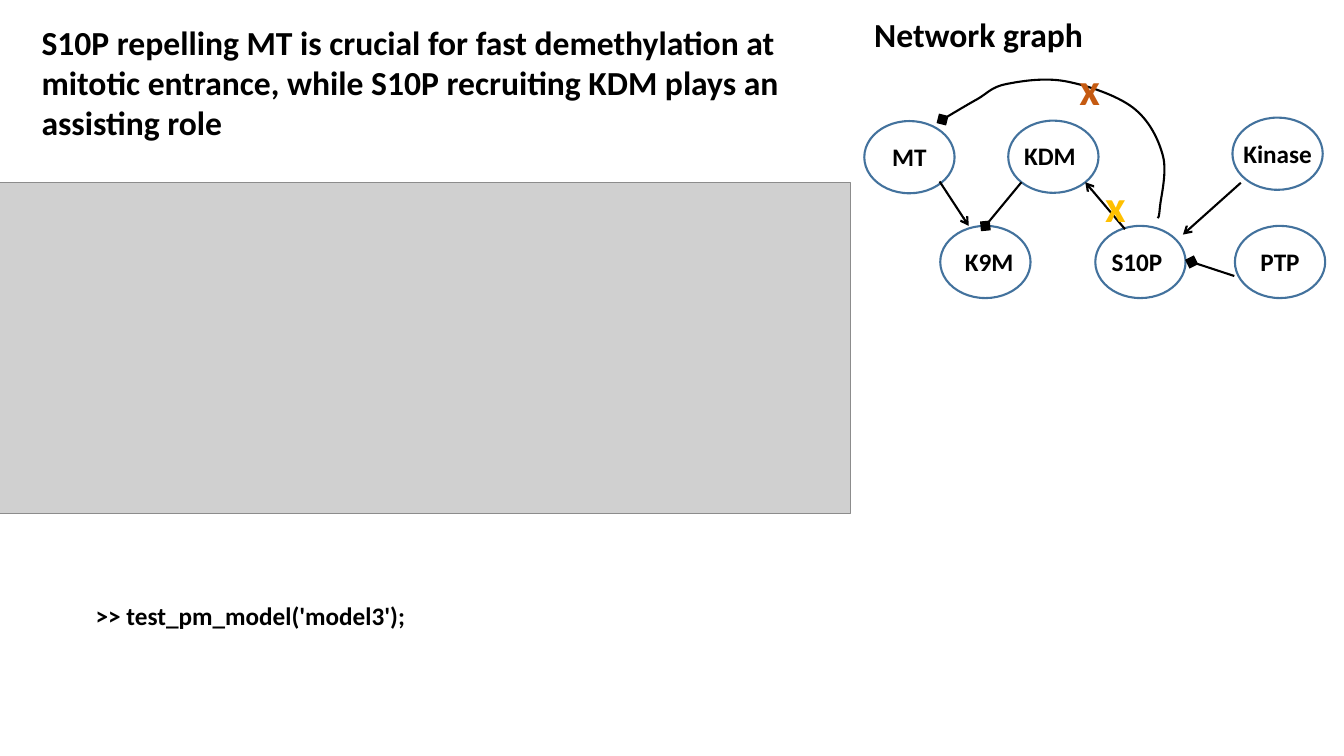
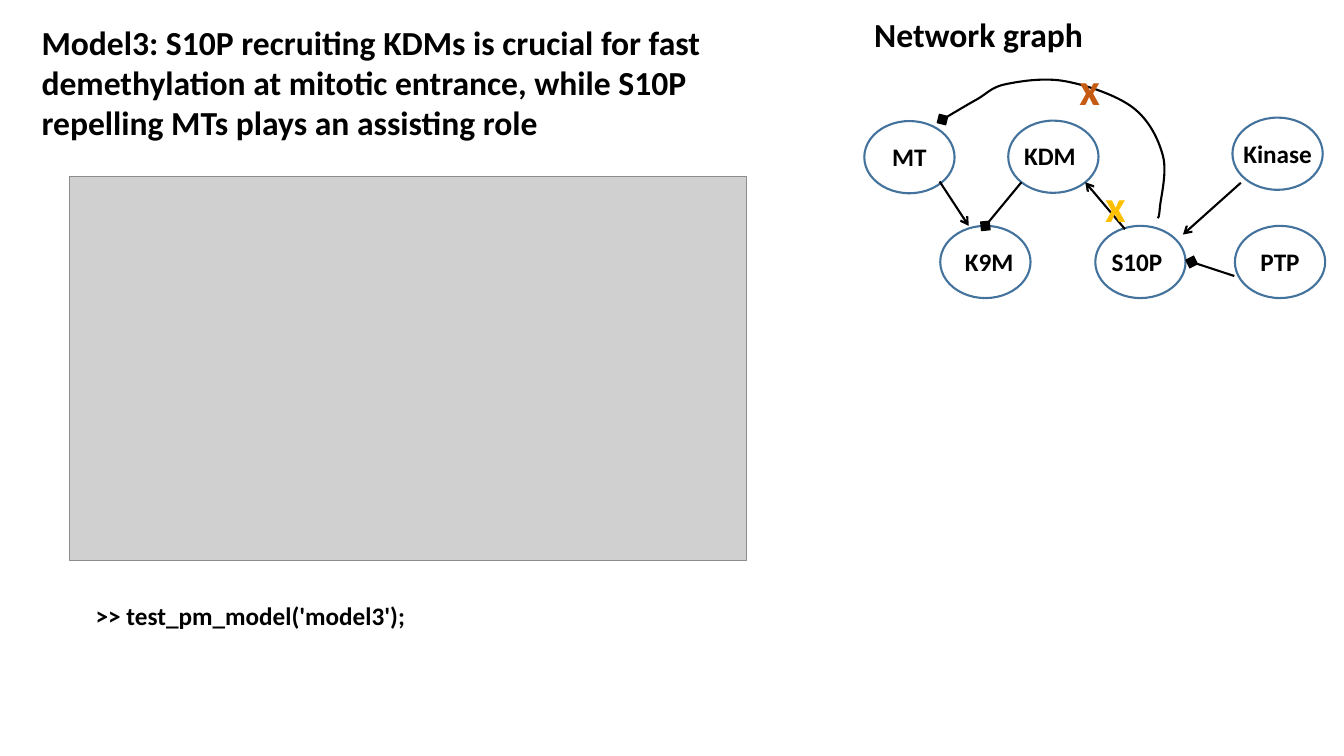
Before and after one commit to lu6007/fluocell, a slide deck: slide 8 of app/model/result_0211_2017.pptx (slide 7 before the commit). Drawn at 1344x756 pixels with LibreOffice and Linux fonts; fonts in the diff are those of the drawing; grey boxes stand for pictures. Boxes give left, top, right and bottom in pixels: in the first picture for what was removed or moved away, otherwise in the second. Text is boxed around its words. In the diff, an @@ line names an element or a change of style, - is before the commit and + after.

Commit message:
Updated the model and results based on literature.

```diff
--- a/app/model/result_0211_2017.pptx
+++ b/app/model/result_0211_2017.pptx
@@ text at (42, 31, 700, 141): text changed @@
-S10P repelling MT is crucial for fast demethylation at mitotic entrance, while S10P recruiting KDM plays an assisting role
+Model3: S10P recruiting KDMs is crucial for fast demethylation at mitotic entrance, while S10P repelling MTs plays an assisting role
@@ picture: place and size @@
-picture at (0, 182, 850, 513)
+picture at (70, 176, 747, 561)
```
Also in this commit, not shown: 6 other slides changed, 1 slide added, 1 slide removed, 4 other files.
